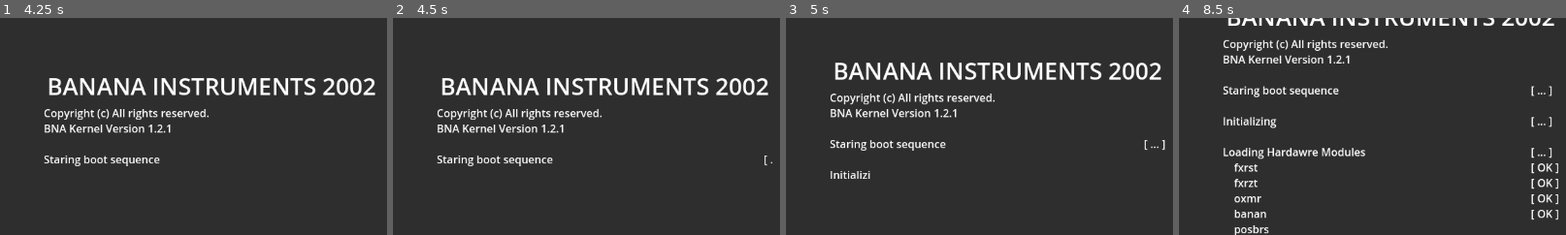
Above: before the commit, frames 1-4 (left to right).
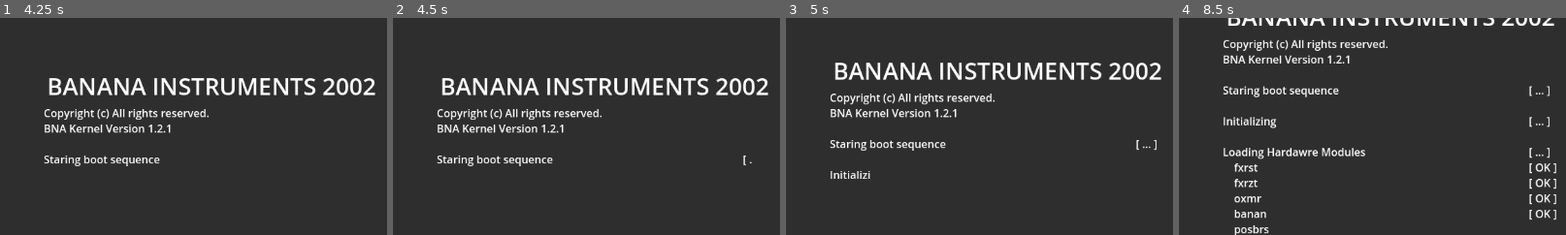
Above: after the commit, the same moments.

Repository: Just-a-Bee/banana_for_scale
Game: Godot game, scene res://boot_screen.tscn
Same seed, same stepped clock (60 frames per second), same inputs: the game is played once before the commit and once after it. The project has no main scene, so this scene is started directly.
Inputs (mouse positions are % of the whole screen's width and height, from its top left):
- Up to frame 1 (4.25 s): move the mouse to (72, 45) at 0.52 s; move the mouse to (30, 55) at 1.27 s; tap Enter at 2 s; move the mouse to (60, 28) at 2.02 s; move the mouse to (45, 70) at 2.77 s; tap Space at 3.5 s; move the mouse to (80, 65) at 3.52 s
- Up to frame 2 (4.5 s): tap Enter at 4.25 s; move the mouse to (20, 35) at 4.27 s
- Up to frame 3 (5 s): no input
- Up to frame 4 (8.5 s): move the mouse to (55, 50) at 5.02 s; move the mouse to (35, 25) at 5.77 s; move the mouse to (72, 45) at 6.52 s; tap Space at 7.25 s; move the mouse to (30, 55) at 7.27 s; move the mouse to (60, 28) at 8.02 s
The pictures show only the part of the screen within x 23-73%, y 23-73%; the shares and areas given below are measured in that part.

Frame 1 is identical in both runs. In frame 2, less than 0.1% of the frame differs, in the area x 90-98%, y 63-68%; in frame 3, 0.1%; in frame 4, 1.3%, in the area x 90-98%, y 31-93%.

Commit message:
Right column size fixed

Diff:
--- a/boot_screen.gd
+++ b/boot_screen.gd
@@ -1,3 +1,6 @@
+# Script for intro boot screen
+# Plays an animation by displaying a bunch of text
+
 extends Control
 
 @onready var title = $PanelContainer/VBoxContainer/Title
@@ -7,6 +10,7 @@
 func _ready():
 	show_text()
 
+# function to show all of the text for the animation
 func show_text():
 	while title.visible_ratio < 1:
 		title.visible_characters += 1
--- a/boot_screen.tscn
+++ b/boot_screen.tscn
@@ -97,9 +97,9 @@
 visible_ratio = 0.0
 
 [node name="RightColumn" type="RichTextLabel" parent="PanelContainer/VBoxContainer/HBoxContainer"]
+custom_minimum_size = Vector2(45, 0)
 layout_mode = 2
 size_flags_horizontal = 10
-bbcode_enabled = true
 text = "
 
 
